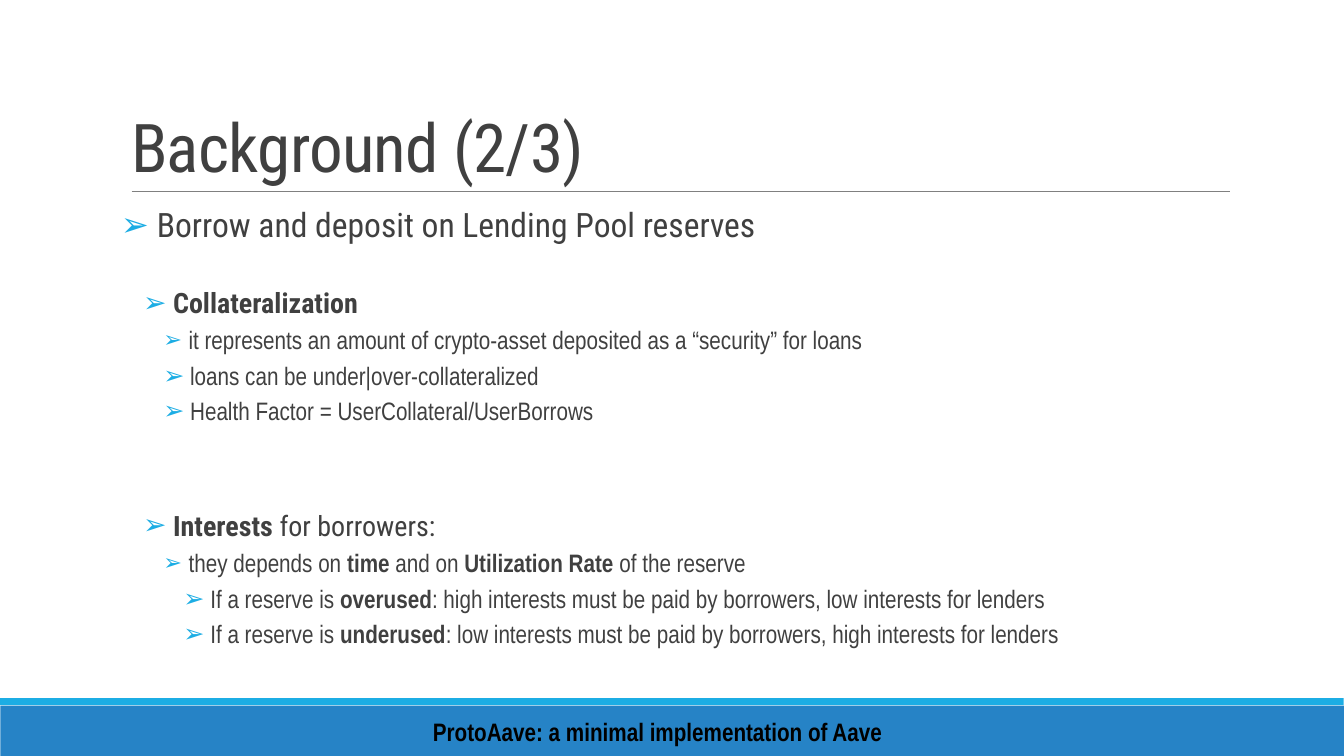
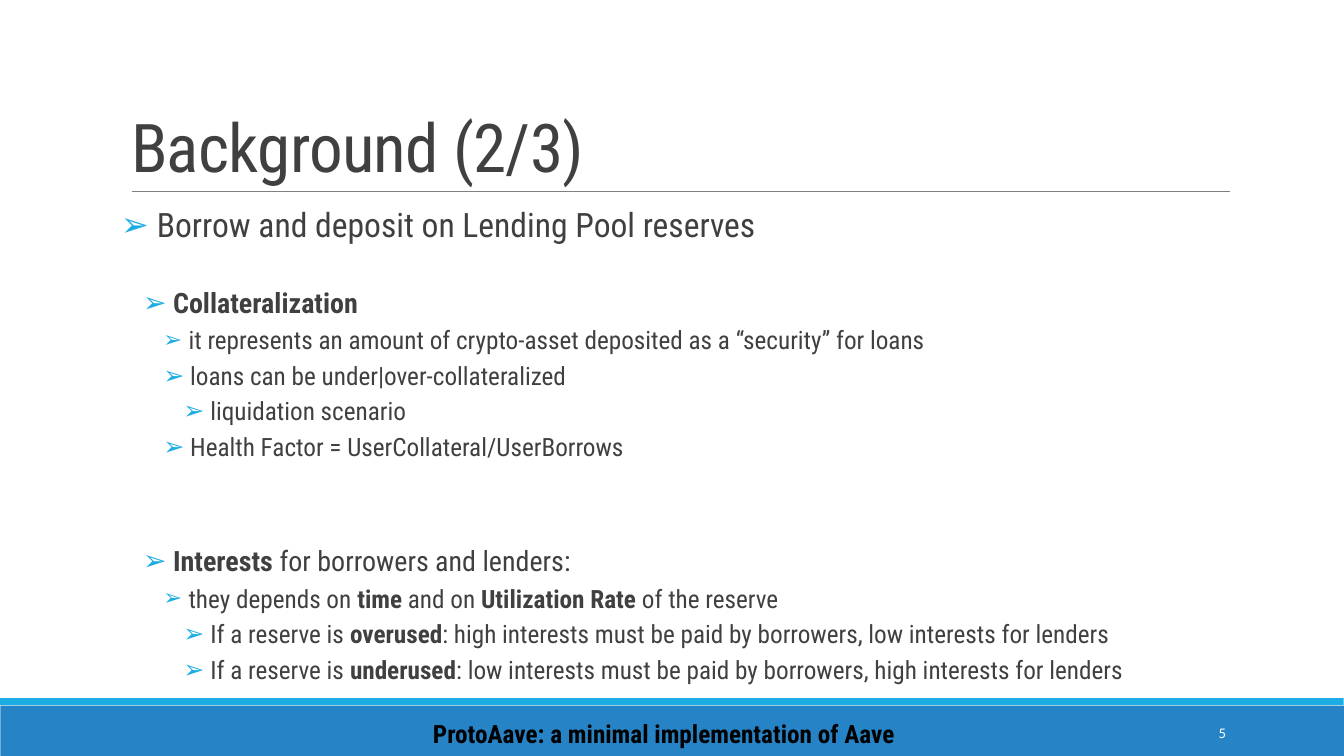
Before and after one commit to enricopiseddu/lendingPool, a slide deck: slide 5 of presentation.pptx. Drawn at 1344x756 pixels with LibreOffice and Linux fonts; fonts in the diff are those of the drawing. Boxes give left, top, right and bottom in pixels: in the first picture for what was removed or moved away, otherwise in the second. Text is boxed around its words. In the diff, an @@ line names an element or a change of style, - is before the commit and + after.

```diff
--- a/presentation.pptx
+++ b/presentation.pptx
@@ text at box(189, 330, 1122, 685): font Arial Narrow to Roboto Condensed in "it represents an amount of crypto-asset deposited ...", "loans can be under|over-collateralized", "Health Factor = UserCollateral/UserBorrows", "they depends on time and on Utilization ..." and 2 more places @@
@@ text at box(210, 401, 406, 425): paragraph added @@
+      ➢ liquidation scenario
@@ text at box(173, 549, 571, 572): text changed @@
-  ➢ Interests for borrowers:
+  ➢ Interests for borrowers and lenders:
@@ text "ProtoAave: a minimal implementation of ..." at box(433, 724, 894, 748): font Arial Narrow to Roboto Condensed @@
@@ page number added at box(1219, 728, 1226, 738), 10.5 pt, text #FFFFFF @@
+5
```
Also in this commit, not shown: 15 other slides changed.
